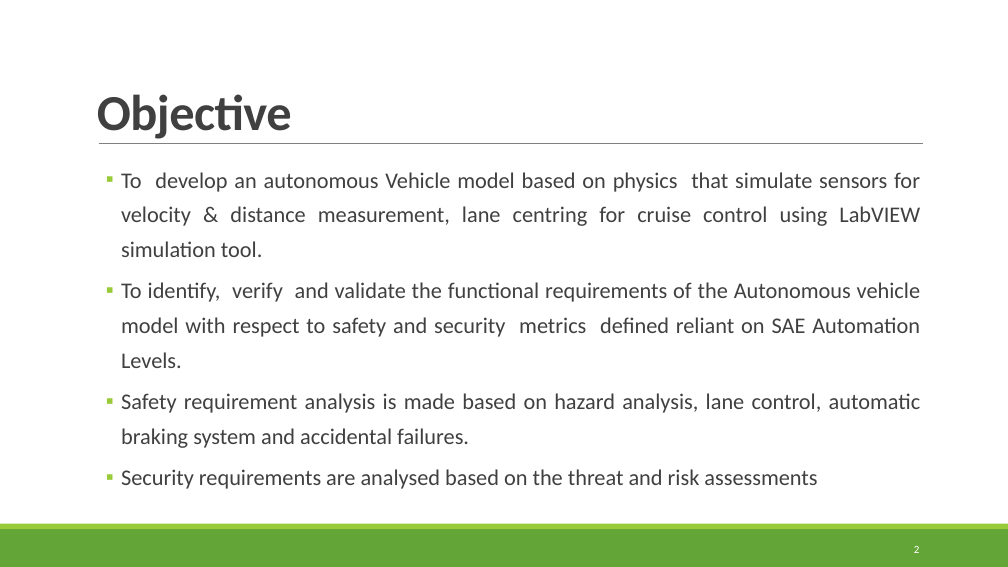
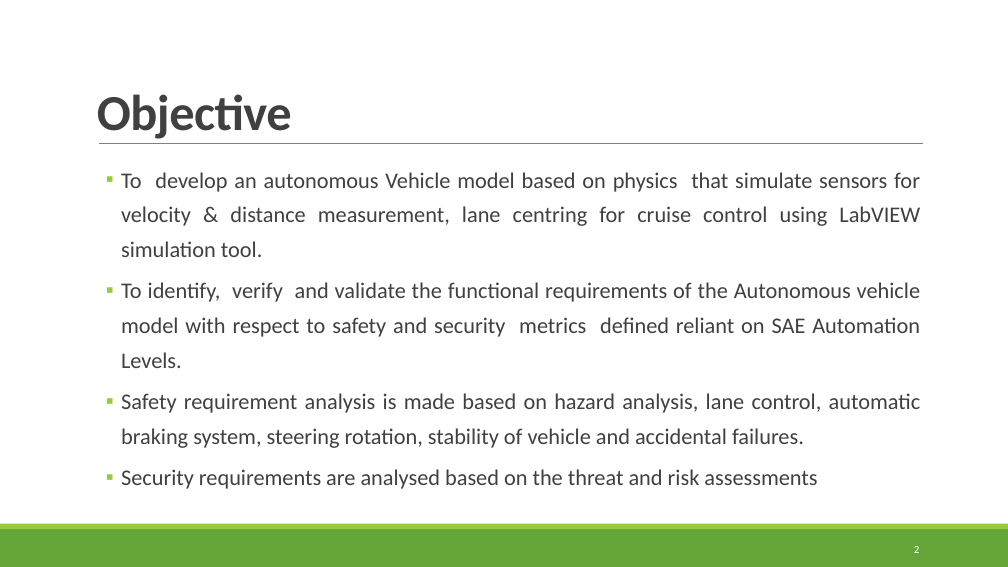
Before and after one commit to TytanRock/ECE-5734-Project, a slide deck: slide 2 of Project Progress Presentaion.pptx. Drawn at 1008x567 pixels with LibreOffice and Linux fonts; fonts in the diff are those of the drawing. Boxes give left, top, right and bottom in pixels: in the first picture for what was removed or moved away, otherwise in the second. Text is boxed around its words. In the diff, an @@ line names an element or a change of style, - is before the commit and + after.

```diff
--- a/Project Progress Presentaion.pptx
+++ b/Project Progress Presentaion.pptx
@@ text at (121,393,921,448): text changed @@
-  ▪ Safety requirement analysis is made based on hazard analysis, lane control, automatic braking system and accidental failures.
+  ▪ Safety requirement analysis is made based on hazard analysis, lane control, automatic braking system, steering rotation, stability of vehicle and accidental failures.
```
Also in this commit, not shown: 7 other slides changed, 1 other file.
